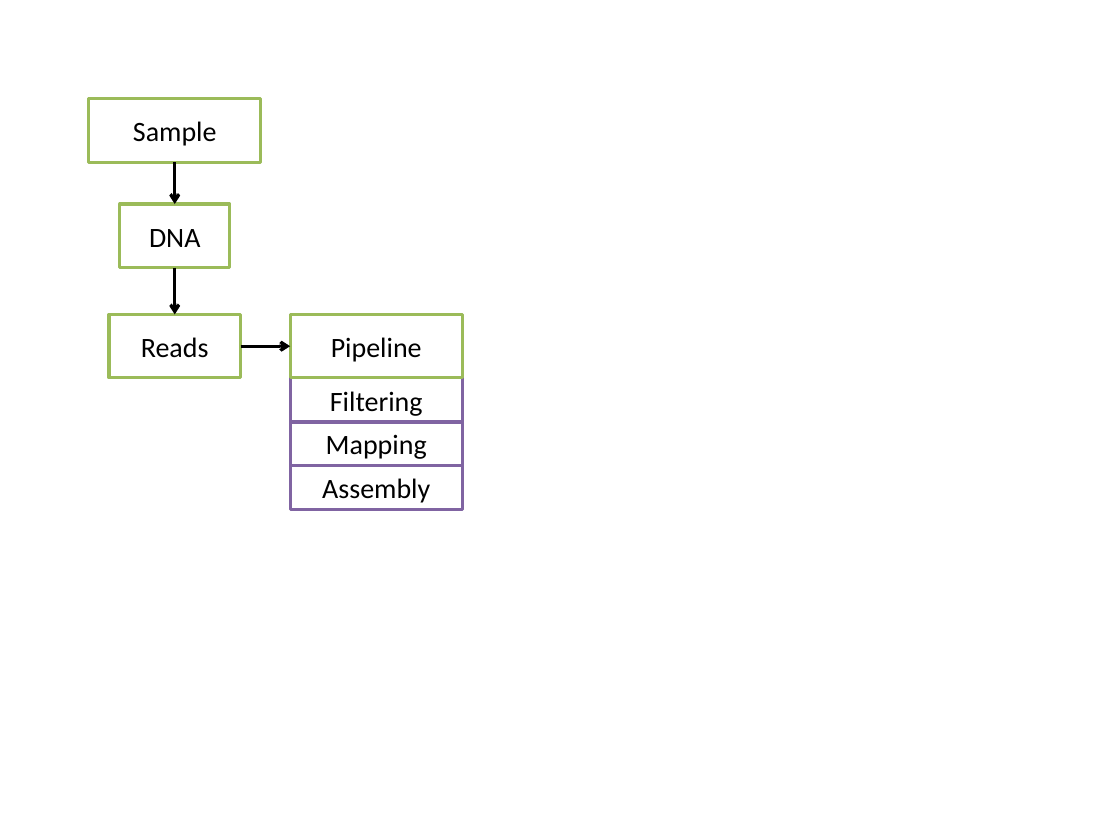
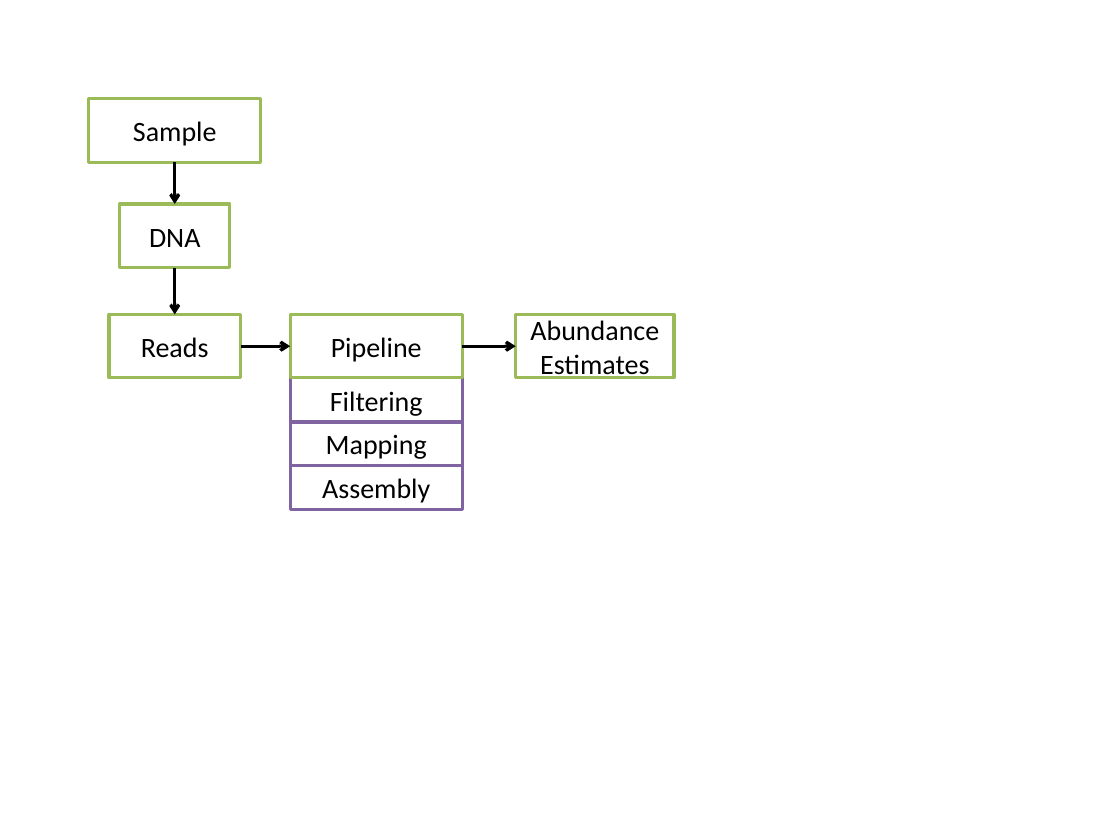
Before and after one commit to Bioconductor/CSAMA2015, a slide deck: slide 4 of materials/lectures/3_Wednesday/Paul.Pyl.VariantCalling.and.QC/Figures.pptx. Drawn at 1120x840 pixels with LibreOffice and Linux fonts; fonts in the diff are those of the drawing. Boxes give left, top, right and bottom in pixels: in the first picture for what was removed or moved away, otherwise in the second. Text is boxed around its words. In the diff, an @@ line names an element or a change of style, - is before the commit and + after.

```diff
--- a/materials/lectures/3_Wednesday/Paul.Pyl.VariantCalling.and.QC/Figures.pptx
+++ b/materials/lectures/3_Wednesday/Paul.Pyl.VariantCalling.and.QC/Figures.pptx
@@ rectangle added at (515, 315, 673, 379), fill #FFFFFF, outline #9BBB59 2 pt, 18 pt, text #000000 @@
+Abundance Estimates
@@ arrow added from (463, 346) to (515, 346), #000000 2 pt @@
```
Also in this commit, not shown: 1 slide removed, 5 other files.
